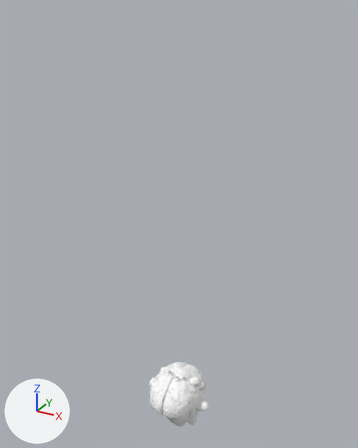
The glTF model src/assets/scans/organ-scans.glb: old version first, new version second.
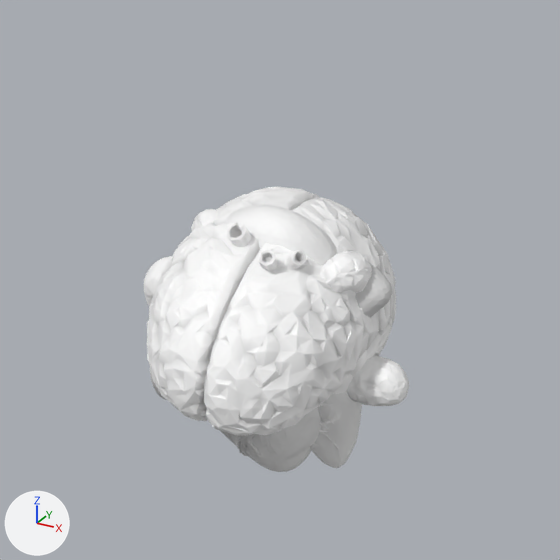
The first picture shows the older version from a 50 mm lens placed at (3.33, -6.02, 6.31), pointed at (-0.06, 0.14, 3.23). The close-ups show the older and then the newer version on the part from 33% to 68% of the width and 71% to 100% of the height of that picture. Only the edits that show in the close-ups are written down. Arrows for +X, +Y and +Z are at lower left; the lights stay in place. Where no turn or scale is listed for an object, it has been applied to the vertices.

The first close-up shows 'brain', 'heart', 'kidney', 'large-intestine', 'liver', 'lungs', 'pancreas' and 1 more.
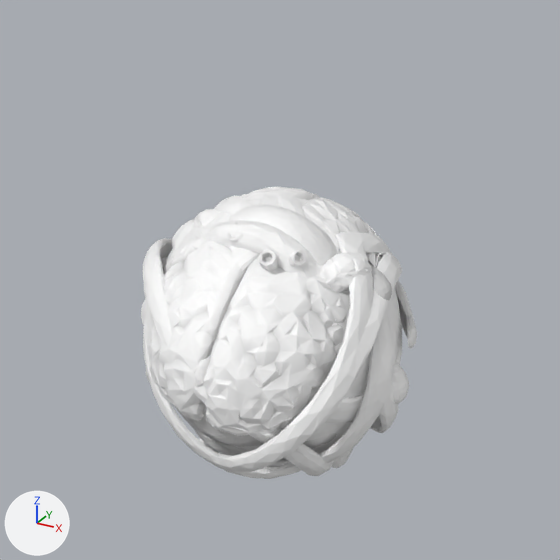
Location of each change, [x1, y1, x2, y2] in pixels of the close-ups (560 x 560 px):
'small-intestine', added: after [141, 189, 417, 479]
'eye', added (mostly hidden): after [162, 198, 401, 462]
'ear', added: after [203, 221, 318, 279]
'tongue', added (mostly hidden): after [194, 211, 361, 390]
'heart', unchanged, covered by the edit: before [221, 222, 321, 472]; after [227, 222, 306, 466]
'pancreas', unchanged, covered by the edit: before [144, 256, 409, 406]; after [144, 257, 409, 404]
'lungs', unchanged, covered by the edit: before [310, 391, 362, 468]; after [332, 447, 354, 468]

The change, as a list of edits to the scene's bpy script:
```text
Add mat_defaultmaterial_013:
    mat_defaultmaterial_013 = bpy.data.materials.new('DefaultMaterial.013')
    mat_defaultmaterial_013.use_nodes = True; mat_defaultmaterial_013.node_tree.nodes.clear()
    _N = mat_defaultmaterial_013.node_tree.nodes; _L = mat_defaultmaterial_013.node_tree.links
    n0 = _N.new('ShaderNodeOutputMaterial'); n0.name = 'Material Output'
    n1 = _N.new('ShaderNodeBsdfPrincipled'); n1.name = 'Principled BSDF'
    n2 = _N.new('ShaderNodeVertexColor'); n2.name = 'Color Attribute'
    _L.new(n1.outputs[0], n0.inputs[0])  # 'BSDF' to 'Surface'
    _L.new(n2.outputs[0], n1.inputs[0])  # 'Color' to 'Base Color'
Add mat_defaultmaterial_011:
    mat_defaultmaterial_011 = bpy.data.materials.new('DefaultMaterial.011')
    mat_defaultmaterial_011.use_nodes = True; mat_defaultmaterial_011.node_tree.nodes.clear()
    _N = mat_defaultmaterial_011.node_tree.nodes; _L = mat_defaultmaterial_011.node_tree.links
    n0 = _N.new('ShaderNodeOutputMaterial'); n0.name = 'Material Output'
    n1 = _N.new('ShaderNodeBsdfPrincipled'); n1.name = 'Principled BSDF'
    n2 = _N.new('ShaderNodeVertexColor'); n2.name = 'Color Attribute'
    _L.new(n1.outputs[0], n0.inputs[0])  # 'BSDF' to 'Surface'
    _L.new(n2.outputs[0], n1.inputs[0])  # 'Color' to 'Base Color'
Add mat_defaultmaterial_009:
    mat_defaultmaterial_009 = bpy.data.materials.new('DefaultMaterial.009')
    mat_defaultmaterial_009.use_nodes = True; mat_defaultmaterial_009.node_tree.nodes.clear()
    _N = mat_defaultmaterial_009.node_tree.nodes; _L = mat_defaultmaterial_009.node_tree.links
    n0 = _N.new('ShaderNodeOutputMaterial'); n0.name = 'Material Output'
    n1 = _N.new('ShaderNodeBsdfPrincipled'); n1.name = 'Principled BSDF'
    n2 = _N.new('ShaderNodeVertexColor'); n2.name = 'Color Attribute'
    _L.new(n1.outputs[0], n0.inputs[0])  # 'BSDF' to 'Surface'
    _L.new(n2.outputs[0], n1.inputs[0])  # 'Color' to 'Base Color'
Add mat_defaultmaterial_008:
    mat_defaultmaterial_008 = bpy.data.materials.new('DefaultMaterial.008')
    mat_defaultmaterial_008.use_nodes = True; mat_defaultmaterial_008.node_tree.nodes.clear()
    _N = mat_defaultmaterial_008.node_tree.nodes; _L = mat_defaultmaterial_008.node_tree.links
    n0 = _N.new('ShaderNodeOutputMaterial'); n0.name = 'Material Output'
    n1 = _N.new('ShaderNodeBsdfPrincipled'); n1.name = 'Principled BSDF'
    n2 = _N.new('ShaderNodeVertexColor'); n2.name = 'Color Attribute'
    _L.new(n1.outputs[0], n0.inputs[0])  # 'BSDF' to 'Surface'
    _L.new(n2.outputs[0], n1.inputs[0])  # 'Color' to 'Base Color'
Add ob_small_intestine:
    ob_small_intestine = bpy.data.objects.new('small-intestine', me_small_intestine)  # 5843 vertices, 11983 faces; spans x -0.572..0.572, y -0.572..0.572, z -0.539..0.539
    ob_small_intestine.location = (0.0, 0.0, 0.0)
Add ob_tongue:
    ob_tongue = bpy.data.objects.new('tongue', me_tongue)  # 1202 vertices, 2400 faces; spans x -0.284..0.284, y -0.567..0.567, z -0.351..0.351
    ob_tongue.location = (0.0, 0.0, 0.0)
Add ob_ear:
    ob_ear = bpy.data.objects.new('ear', me_ear)  # 1302 vertices, 2600 faces; spans x -0.333..0.333, y -0.171..0.171, z -0.587..0.587
    ob_ear.location = (0.0, 0.0, 0.0)
Add ob_eye:
    ob_eye = bpy.data.objects.new('eye', me_eye)  # 1161 vertices, 2279 faces; spans x -0.511..0.511, y -0.532..0.532, z -0.524..0.524
    ob_eye.location = (0.0, 0.0, 0.0)
```
